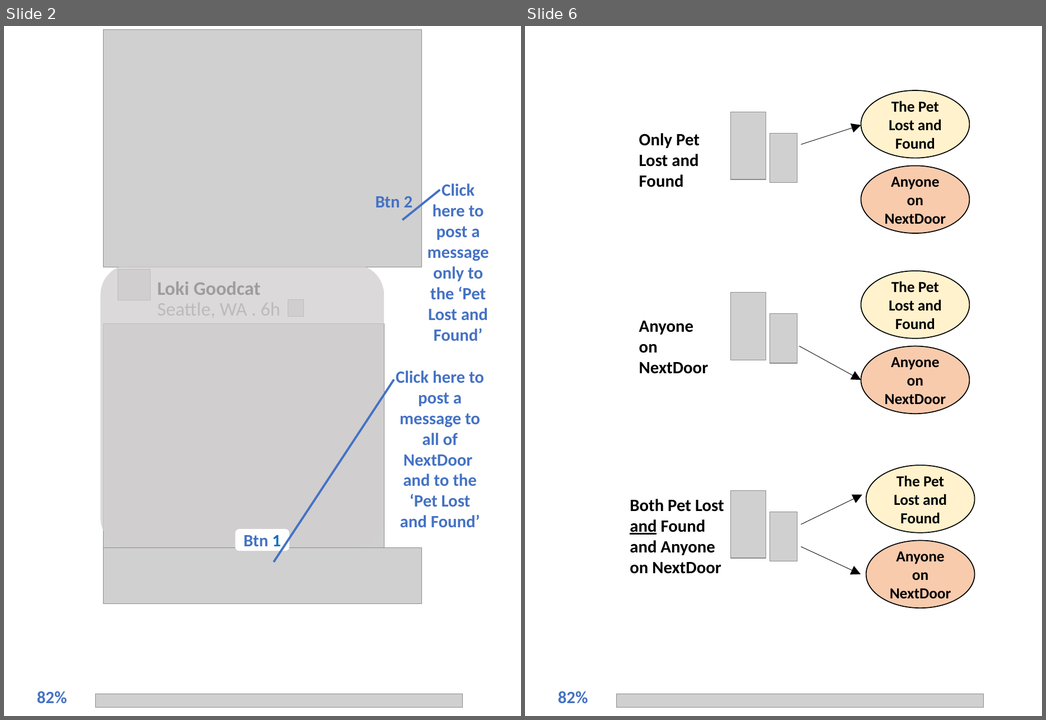
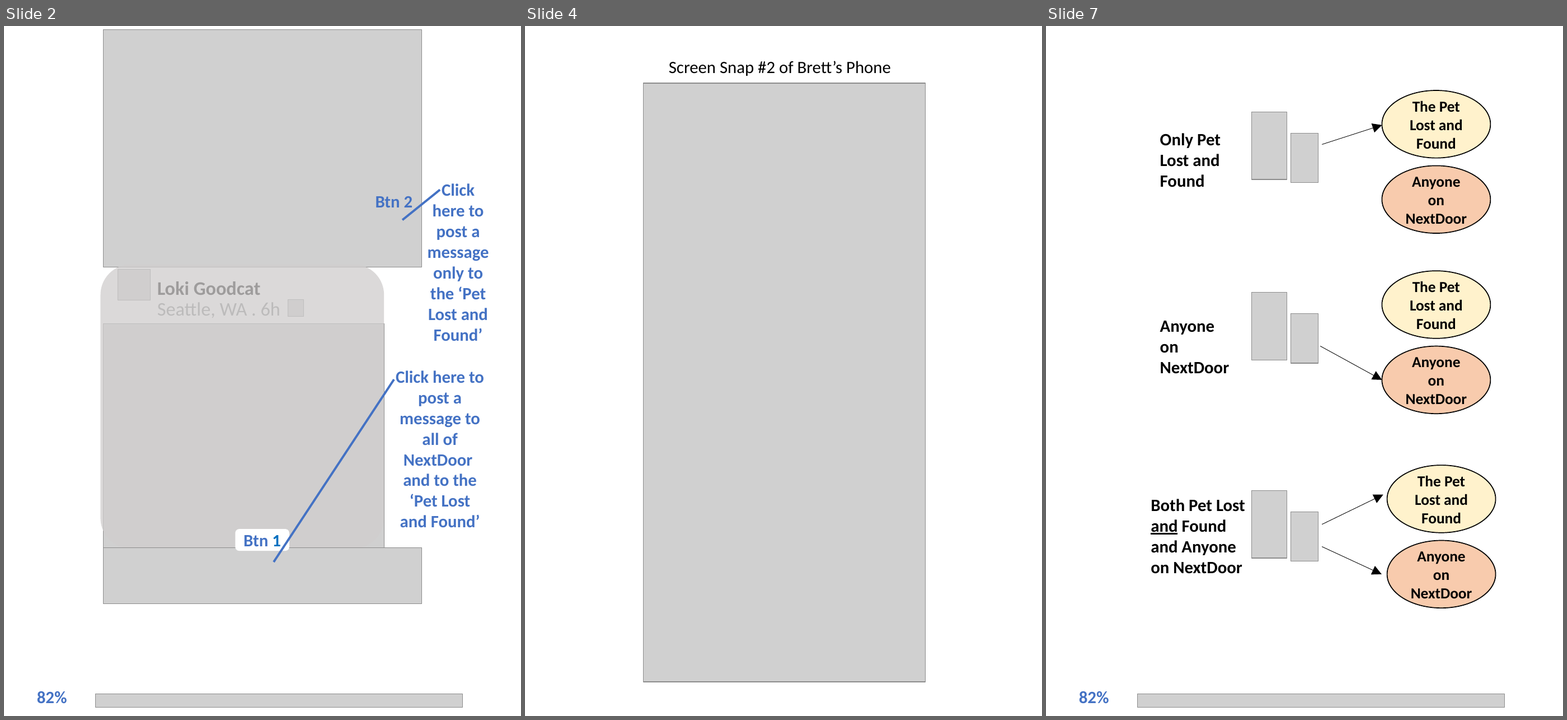
Before and after one commit to nbk5876/nbk5876.github.io, a slide deck: image/howToPost.pptx. Shown side by side, each under a label of ours: slides 2 and 6 before the commit, slides 2, 4 and 7 after it; the slides between them are not shown. The pictures are 1046x720 and 1567x720 pixels, drawn with LibreOffice and Linux fonts; fonts in the diff are those of the drawing; grey boxes stand for pictures. Boxes give left, top, right and bottom in pixels: in the first picture for what was removed or moved away, otherwise in the second. Text is boxed around its words. In the diff, an @@ line names an element or a change of style, - is before the commit and + after.

```diff
--- a/image/howToPost.pptx
+++ b/image/howToPost.pptx
@@ slide 4 added at (x1=525, y1=26, x2=1042, y2=716), background #FFFFFF @@
@@ text added at (x1=669, y1=61, x2=891, y2=76), 18 pt, text #000000 @@
+Screen Snap #2 of Brett’s Phone
@@ picture added at (x1=644, y1=83, x2=926, y2=682) @@
@@ what was slide 6 is now slide 7 @@
```
Also in this commit, not shown: 3 slides changed, 1 other file.
